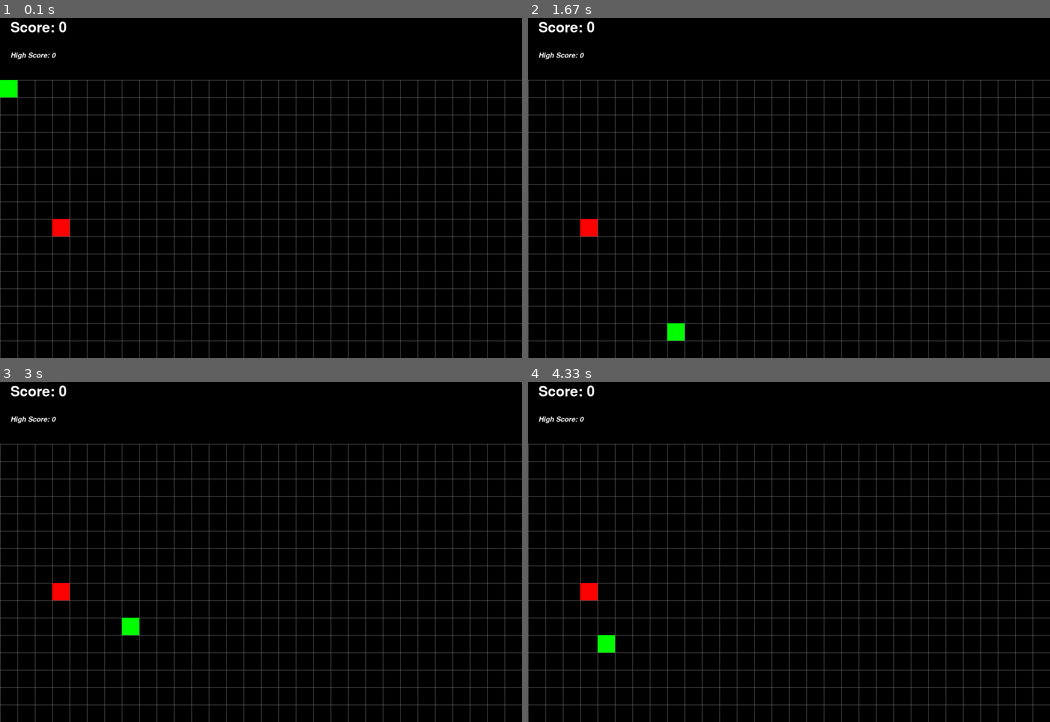
Above: before the commit, frames 1-4 (two rows, left to right).
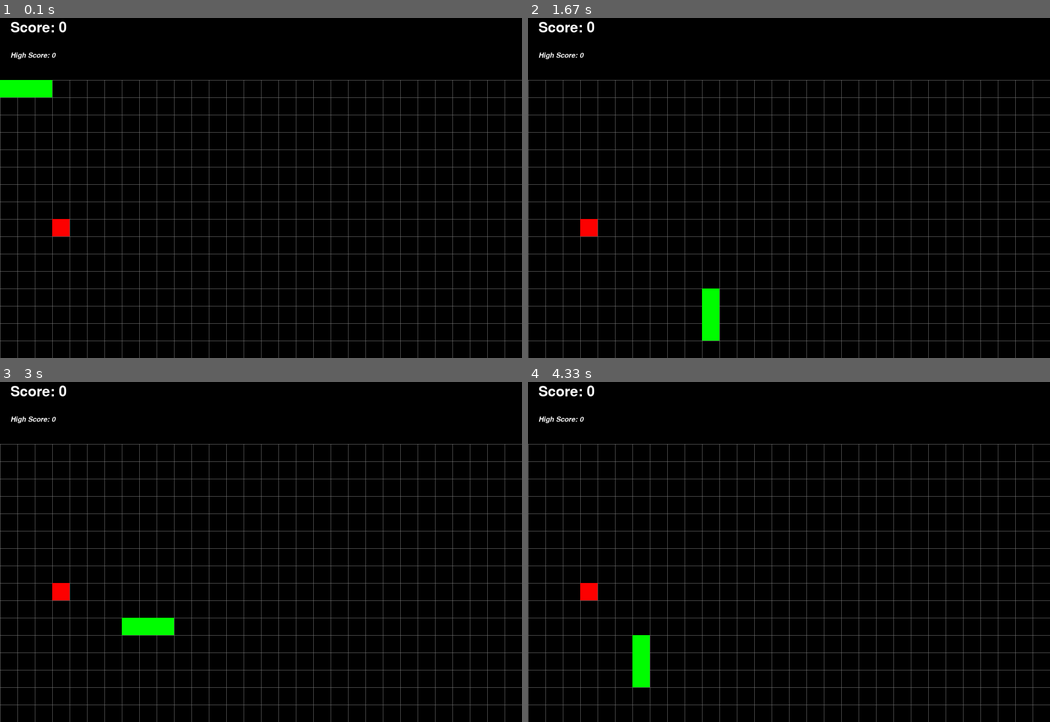
Above: after the commit, the same moments.

Repository: JohnWatersReal/Pygame-Snake
Game: pygame game, started from Snake.py
Two runs of this game, one before a commit and one after it. Both use one fixed random seed, a clock stepped at 60 frames per second and the inputs below.
Inputs:
- Up to frame 1 (0.1 s): no input
- Up to frame 2 (1.67 s): hold Up 0.33-0.8 s; hold Right 0.83-1.3 s; hold Down 1.33-1.63 s
- Up to frame 3 (3 s): hold Left 1.67-2.07 s; hold Up 2.1-2.47 s; hold Right from 2.5 s (still down)
- Up to frame 4 (4.33 s): release Right at 3.13 s; hold Down 3.17-3.53 s; hold Left 3.57-4.03 s; hold Up from 4.07 s (still down)

The runs differ from the first frame. In frame 1, 0.3% of the frame differs, in the area x 3-10%, y 18-24%; in frame 2, 0.7%, in the area x 26-37%, y 79-95%; in frame 3, 0.3%; in frame 4, 0.7%.

Commit message:
Movement overhaul: should massively increase performance. Used couple of temp variables so some style cleaning up needs to be done

Diff:
--- a/Snake.py
+++ b/Snake.py
@@ -45,10 +45,8 @@
     def __init__(self):
         super().__init__()
         self.flag = 0
-        self.x = 0
+        self.x = 2
         self.y = 4
-        self.prevx = self.x
-        self.prevy = self.y
         self.surf = pygame.Surface((tile_size, tile_size))
         self.rect = self.surf.get_rect(topleft=(self.x*tile_size, self.y*tile_size))
         self.surf.fill(green)
@@ -56,13 +54,13 @@
         self.dy = 0
 
     def move(self):
-        self.prevx = self.x
-        self.prevy = self.y
-
+        new = Body(self.x, self.y)
+        body.append(new)
         self.x += self.dx
         self.y += self.dy
         self.rect.x = self.x * tile_size
         self.rect.y = self.y * tile_size
+
 
         # going over or under the vertical limits
         if self.rect.y >= window_height:
@@ -110,28 +108,31 @@
 body = []
 body.append(Snake)
 
-
-class Body(pygame.sprite.Sprite):
-    def __init__(self, i):
+class Tail(pygame.sprite.Sprite):
+    def __init__(self):
         super().__init__
-        self.i = i
-        compare = body[self.i]
-        self.x = compare.prevx
-        self.y = compare.prevy
-        self.prevx = self.x
-        self.prevy = self.y
+        self.x = 0
+        self.y = 4
         self.surf = pygame.Surface((tile_size, tile_size))
         self.rect = Rect(self.x * tile_size, self.y * tile_size, tile_size, tile_size)
         self.surf.fill(green)
 
     def move(self):
-        self.prevx = self.x
-        self.prevy = self.y
-        compare = body[self.i]
-        self.x = compare.prevx
-        self.y = compare.prevy
-        self.rect.x = self.x * tile_size
-        self.rect.y = self.y * tile_size
+        compare = body[2]
+        self.x = compare.x
+        self.y = compare.y
+        self.rect = Rect(self.x * tile_size, self.y * tile_size, tile_size, tile_size)
+        del body[2]
+
+
+class Body(pygame.sprite.Sprite):
+    def __init__(self, x, y):
+        super().__init__
+        self.x = x
+        self.y = y
+        self.surf = pygame.Surface((tile_size, tile_size))
+        self.rect = Rect(self.x * tile_size, self.y * tile_size, tile_size, tile_size)
+        self.surf.fill(green)
 
 class Fruit(pygame.sprite.Sprite):
     def __init__(self):
@@ -193,10 +194,16 @@
 # Global variables
 score = 0
 movement_tick = 0
-body_count = 0
 high_score = 0
 score_string = score_font.render(("Score: " + str(score)), True, white)
 high_score_text = high_score_font.render(("High Score: " + str(high_score)), True, white)
+
+tail = Tail()
+tail_move = True
+body.append(tail)
+
+starting_body = Body(1, 4)
+body.append(starting_body)
 
 unpaused = True
 # Game loop begin
@@ -224,7 +231,7 @@
     DISPLAYSURF.blit(background_surf, background)
 
     # Draw grid
-    draw_grid(50)
+    draw_grid(tile_size)
 
     # Draw the snake and body
     for entity in body:
@@ -233,36 +240,39 @@
     # Draw the fruit
     DISPLAYSURF.blit(Apple.surf, Apple.rect)
 
-    # Handle snake behaviour
-
+    # Handle snake movement
     if movement_tick == 5:
         Snake.change_direction()
         movement_tick = 0
-        for entity in body:
-            entity.move()
+        Snake.move()
+        # if snake hits itself
+        if pygame.Rect.collidelist(Snake.rect, body[1:]) != -1:
+            del(Snake)
+            Snake = Player()
+            del(tail)
+            tail = Tail()
+            new = Body(1, 4)
+            body = []
+            body.append(Snake)
+            body.append(tail)
+            body.append(new)
+            if score > high_score:
+                high_score = score
+                high_score_text = high_score_font.render(("High Score: " + str(high_score)), True, white)
+            score = 0
+            score_string = score_font.render(("Score: " + str(score)), True, white)
+            continue
+        if tail_move:
+            tail.move()
+        tail_move = True
     else:
         movement_tick += 1
 
     # if snake eats apple
     if pygame.Rect.colliderect(Snake.rect, Apple.rect):
-        new = Body(body_count)
-        body.append(new)
+        tail_move = False
         Apple.move()
-        body_count += 1
         score += 1
-        score_string = score_font.render(("Score: " + str(score)), True, white)
-
-    # if snake hits itself
-    if pygame.Rect.collidelist(Snake.rect, body[1:]) != -1:
-        Snake.kill
-        Snake = Player()
-        body = []
-        body.append(Snake)
-        body_count = 0
-        if score > high_score:
-            high_score = score
-            high_score_text = high_score_font.render(("High Score: " + str(high_score)), True, white)
-        score = 0
         score_string = score_font.render(("Score: " + str(score)), True, white)
 
     # Show score
